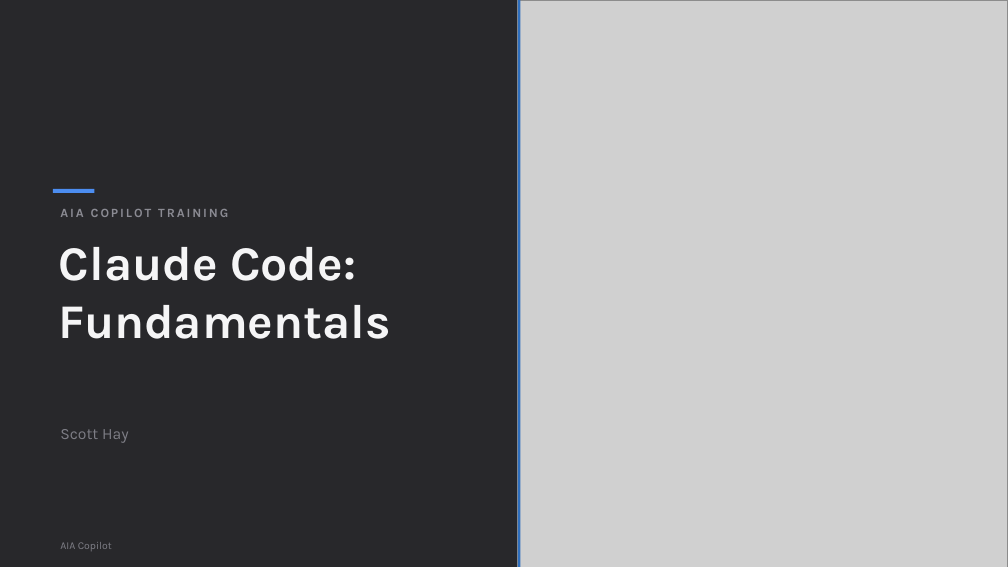
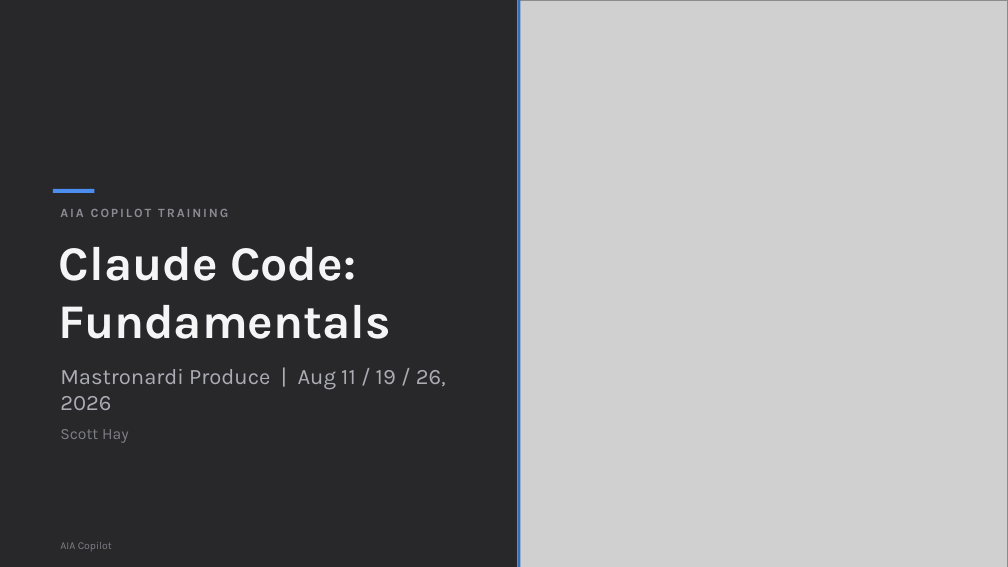
Before and after one commit to scottrhay/AIA-ClaudeCopilot, a slide deck: slide 1 of claude-code-3day/slides/Day1_Claude_Code_Fundamentals.pptx. Drawn at 1008x567 pixels with LibreOffice and Linux fonts; fonts in the diff are those of the drawing; grey boxes stand for pictures. Boxes give left, top, right and bottom in pixels: in the first picture for what was removed or moved away, otherwise in the second. Text is boxed around its words. In the diff, an @@ line names an element or a change of style, - is before the commit and + after.

```diff
--- a/claude-code-3day/slides/Day1_Claude_Code_Fundamentals.pptx
+++ b/claude-code-3day/slides/Day1_Claude_Code_Fundamentals.pptx
@@ text added at [60, 369, 446, 410], 21 pt, text #ACACB4 @@
+Mastronardi Produce | Aug 11 / 19 / 26, 2026
```
Also in this commit, not shown: 1 slide added, 1 slide removed, 4 other files.
